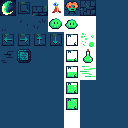
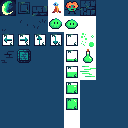
Two versions of the same layered image (128x128). Layer-by-layer changes:
painted on "main" over 3, 22, 78, 102
